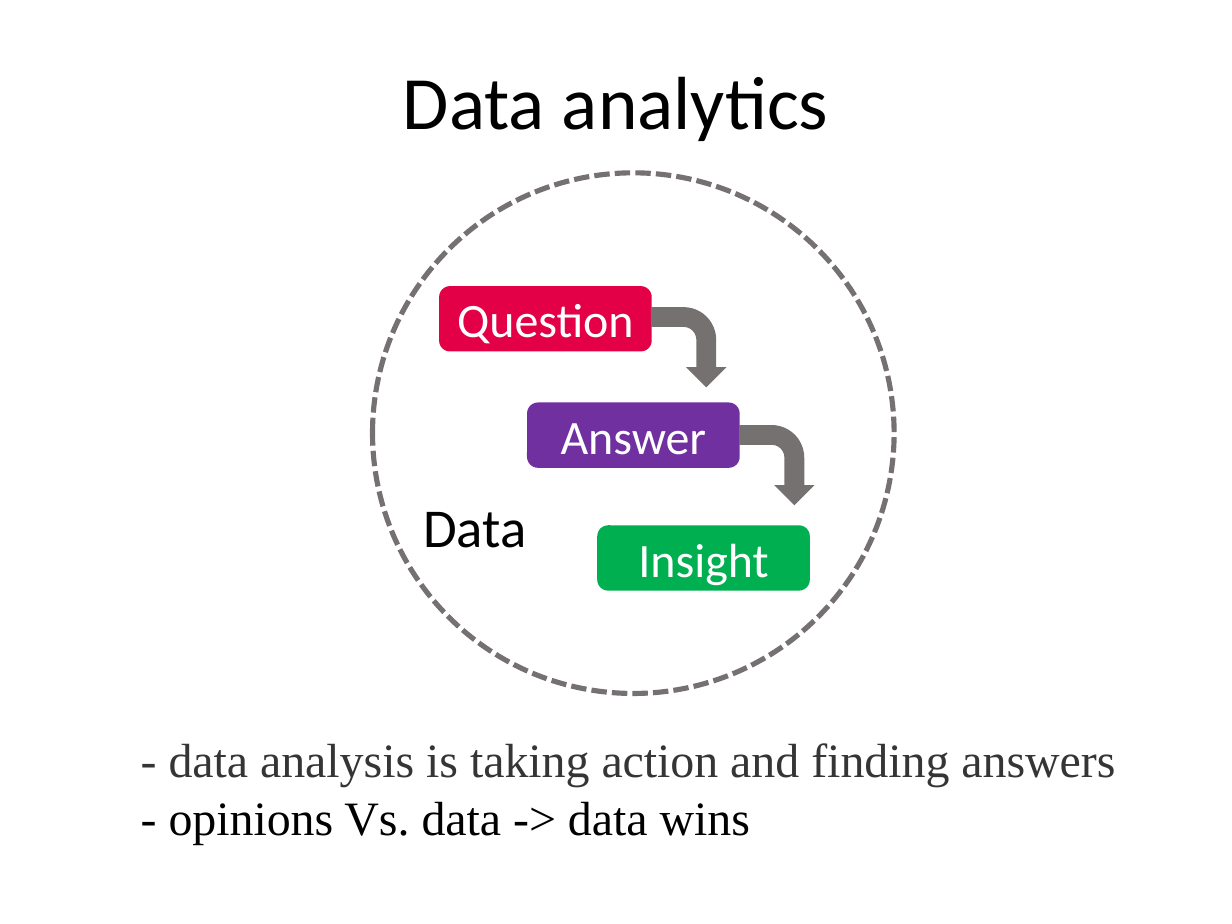
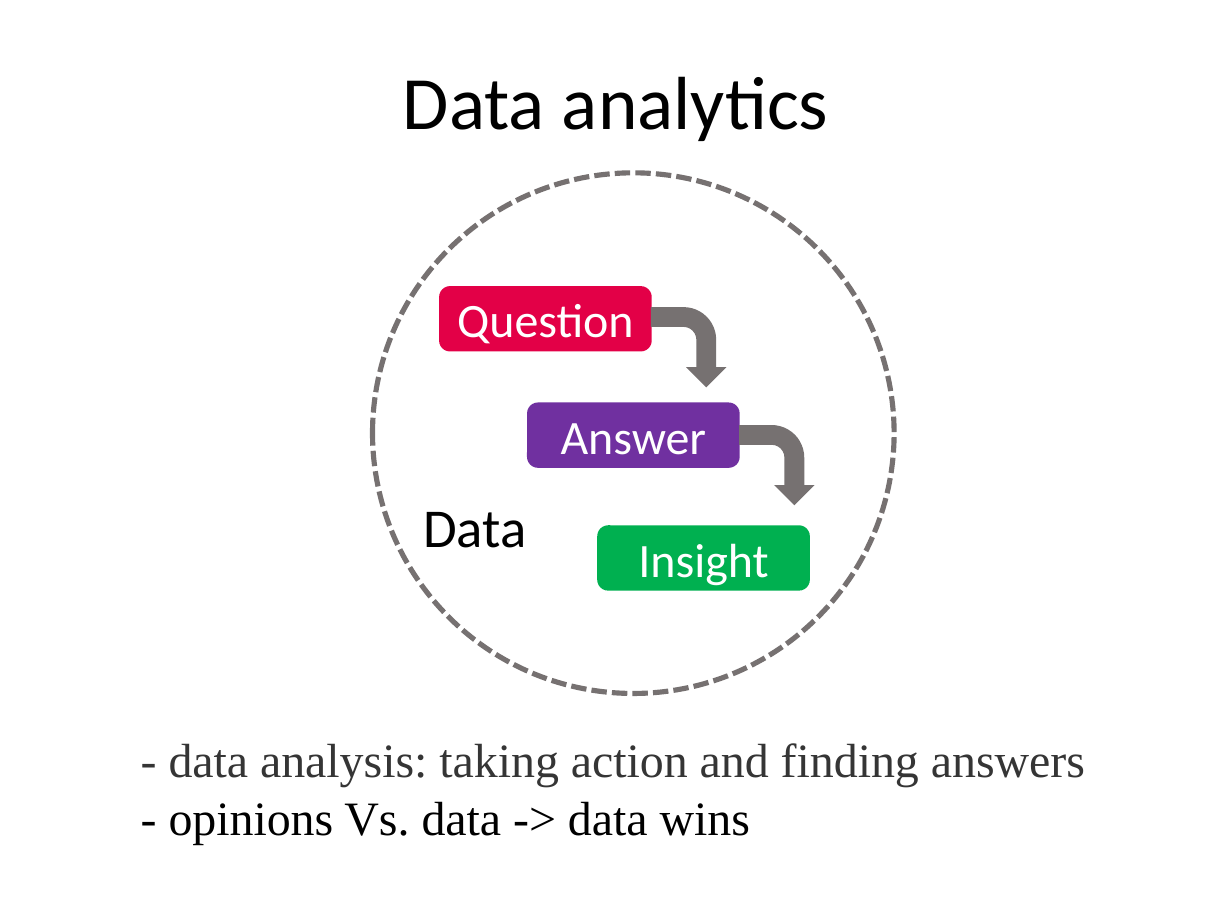
Before and after one commit to Rashedul/stat545_guest_lecture, a slide deck: slide 2 of cm010_slides.pptx. Drawn at 1232x924 pixels with LibreOffice and Linux fonts; fonts in the diff are those of the drawing. Boxes give left, top, right and bottom in pixels: in the first picture for what was removed or moved away, otherwise in the second. Text is boxed around its words. In the diff, an @@ line names an element or a change of style, - is before the commit and + after.

Commit message:
minor: slide update

```diff
--- a/cm010_slides.pptx
+++ b/cm010_slides.pptx
@@ text at (x1=169, y1=743, x2=1085, y2=787): text changed @@
-- data analysis is taking action and finding answers
+- data analysis: taking action and finding answers
```
Also in this commit, not shown: 2 other slides changed.
